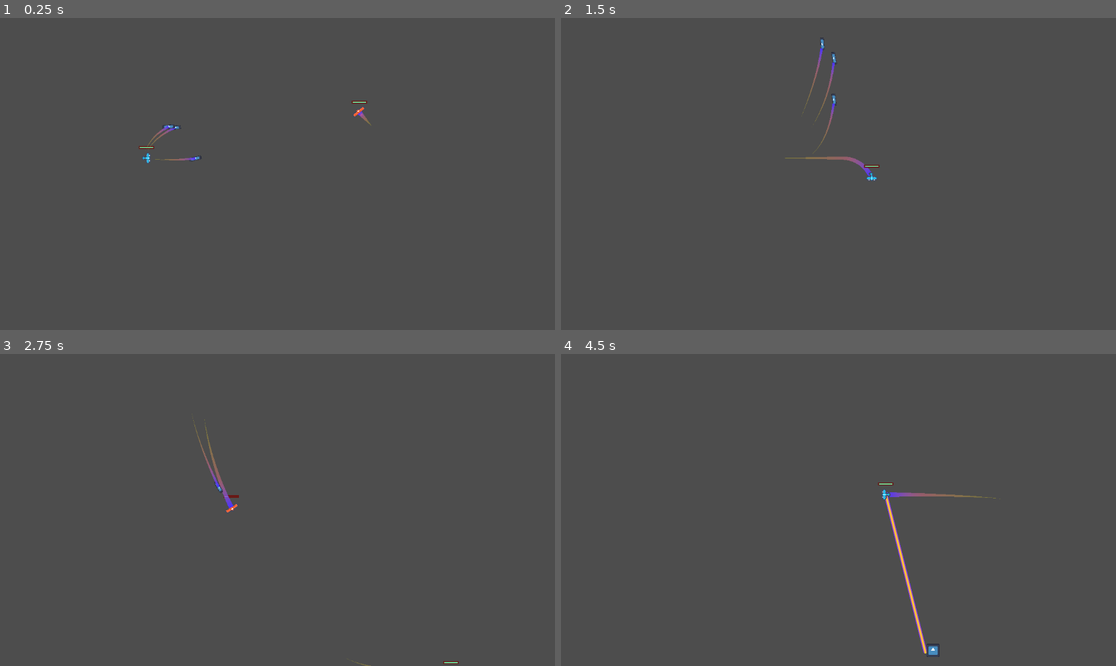
Above: before the commit, frames 1-4 (two rows, left to right).
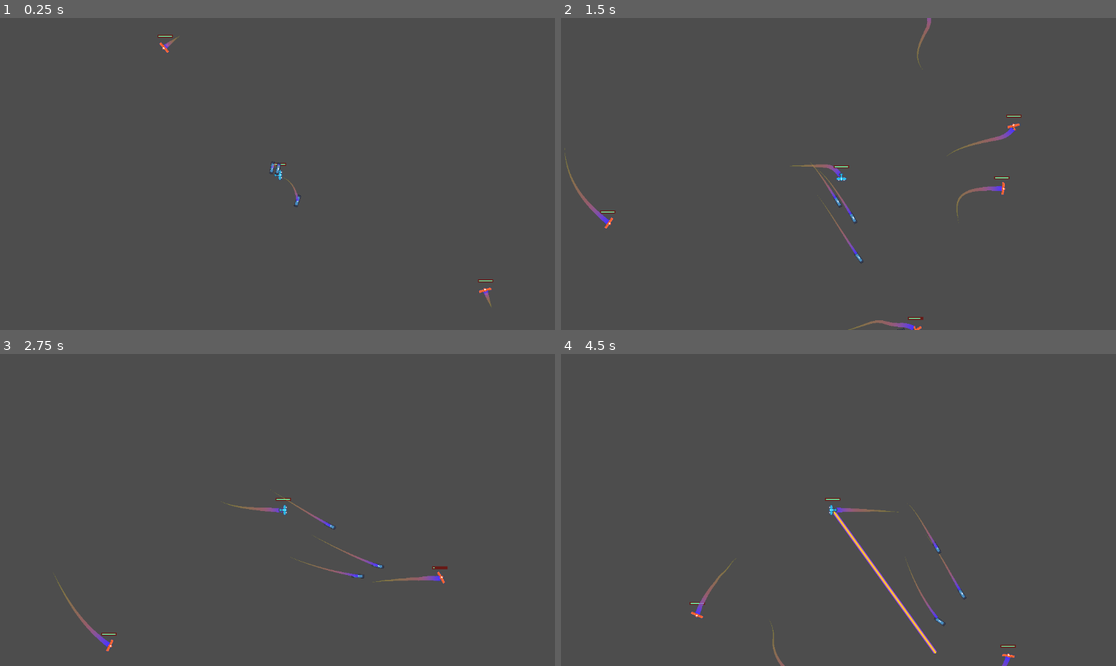
Above: after the commit, the same moments.

Repository: cgorto/astrium
Game: Godot game, scene res://_test_scene.tscn
Same seed, same stepped clock (60 frames per second), same inputs: the game is played once before the commit and once after it. The engine's default icon, where the game draws it, is replaced by a stand-in: a white triangle on a blue panel in a dark square.
Inputs (mouse positions are in pixels of both pictures, inside the frame that each line leads up to):
- Up to frame 1 (0.25 s): no input
- Up to frame 2 (1.5 s): move the mouse to (960, 158) at 0.52 s; hold D (move_right) 0.53-1.28 s; click (960, 158) at 0.67 s; move the mouse to (727, 189) at 1.27 s; hold S (move_down) from 1.28 s (still down)
- Up to frame 3 (2.75 s): move the mouse to (333, 441) at 2.02 s; release S (move_down) at 2.03 s; hold D (move_right) from 2.03 s (still down)
- Up to frame 4 (4.5 s): move the mouse to (810, 572) at 2.77 s; release D (move_right) at 2.78 s; hold W (move_up) 2.78-3.53 s; click (810, 572) at 2.92 s; move the mouse to (1005, 556) at 3.52 s; hold A (move_left) from 3.53 s (still down); move the mouse to (927, 650) at 4.27 s; click (927, 650) at 4.42 s

The runs differ from the first frame. In frame 1, 0.5% of the frame differs, in the area x 25-89%, y 5-93%; in frame 2, 1.4%; in frame 3, 0.9%; in frame 4, 1.6%, in the area x 23-82%, y 41-100%.

Commit message:
more missile + camera follows player

Diff:
--- a/_test_scene.tscn
+++ b/_test_scene.tscn
@@ -1,7 +1,8 @@
-[gd_scene load_steps=3 format=3 uid="uid://cfx38vly7kjfg"]
+[gd_scene load_steps=4 format=3 uid="uid://cfx38vly7kjfg"]
 
 [ext_resource type="PackedScene" uid="uid://cosksya8rw27g" path="res://scenes/game_object/player/player.tscn" id="1_47bue"]
 [ext_resource type="PackedScene" uid="uid://cwegtty4ubuew" path="res://scenes/game_object/basic_enemy/basic_enemy.tscn" id="3_1ie58"]
+[ext_resource type="PackedScene" uid="uid://dlfc5og5bfq2w" path="res://scenes/game_object/game_camera/game_camera.tscn" id="3_mvlpa"]
 
 [node name="TestScene" type="Node"]
 
@@ -9,4 +10,18 @@
 position = Vector2(304, 291)
 
 [node name="BasicEnemy" parent="." instance=ExtResource("3_1ie58")]
-position = Vector2(777, 230)
+position = Vector2(181, 659)
+
+[node name="GameCamera" parent="." instance=ExtResource("3_mvlpa")]
+
+[node name="BasicEnemy2" parent="." instance=ExtResource("3_1ie58")]
+position = Vector2(1001, 585)
+
+[node name="BasicEnemy3" parent="." instance=ExtResource("3_1ie58")]
+position = Vector2(105, -2)
+
+[node name="BasicEnemy4" parent="." instance=ExtResource("3_1ie58")]
+position = Vector2(750, 575)
+
+[node name="BasicEnemy5" parent="." instance=ExtResource("3_1ie58")]
+position = Vector2(972, 141)
--- a/scenes/component/aoe_component.gd
+++ b/scenes/component/aoe_component.gd
@@ -1,3 +1,10 @@
 class_name AOEComponent extends Node
 
 @export var aoe_scene: PackedScene
+
+func spawn_aoe() -> void:
+	var spawn_position: Vector2 = (owner as Node2D).global_position
+	var aoe: AOE = aoe_scene.instantiate()
+	var main:Node = get_tree().current_scene
+	aoe.global_position = spawn_position
+	main.add_child(aoe)
--- /dev/null
+++ b/scenes/game_object/aoe/aoe.gd
@@ -0,0 +1,8 @@
+class_name AOE extends Node2D
+
+@onready var hitbox_component: HitboxComponent = $HitboxComponent
+@onready var timer: Timer = $Timer
+
+
+func _on_timer_timeout() -> void:
+	queue_free()
--- /dev/null
+++ b/scenes/game_object/aoe/aoe.tscn
@@ -0,0 +1,23 @@
+[gd_scene load_steps=4 format=3 uid="uid://dysgtck1tag0j"]
+
+[ext_resource type="Script" path="res://scenes/game_object/aoe/aoe.gd" id="1_dnsn4"]
+[ext_resource type="PackedScene" uid="uid://lepdapn4l4b4" path="res://scenes/component/hitbox_component.tscn" id="2_vmj40"]
+
+[sub_resource type="CircleShape2D" id="CircleShape2D_pw7pf"]
+radius = 50.0
+
+[node name="Aoe" type="Node2D"]
+script = ExtResource("1_dnsn4")
+
+[node name="HitboxComponent" parent="." instance=ExtResource("2_vmj40")]
+damage = 10
+
+[node name="CollisionShape2D" type="CollisionShape2D" parent="HitboxComponent"]
+shape = SubResource("CircleShape2D_pw7pf")
+
+[node name="Timer" type="Timer" parent="."]
+wait_time = 0.1
+one_shot = true
+autostart = true
+
+[connection signal="timeout" from="Timer" to="." method="_on_timer_timeout"]
--- /dev/null
+++ b/scenes/game_object/game_camera/game_camera.gd
@@ -0,0 +1,21 @@
+extends Camera2D
+
+var target_position: Vector2 = Vector2.ZERO
+
+
+func _ready() -> void:
+	make_current()
+
+
+# Called every frame. 'delta' is the elapsed time since the previous frame.
+func _physics_process(delta: float) -> void:
+	acquire_target()
+	global_position = global_position.lerp(target_position, 1.0 - exp(-delta * 20))
+	#global_position = target_position
+
+
+func acquire_target() -> void:
+	var player_nodes: Array[Node] = get_tree().get_nodes_in_group("player")
+	if player_nodes.size() > 0:
+		var player: Node2D = player_nodes[0] as Node2D
+		target_position = player.global_position
--- /dev/null
+++ b/scenes/game_object/game_camera/game_camera.tscn
@@ -0,0 +1,6 @@
+[gd_scene load_steps=2 format=3 uid="uid://dlfc5og5bfq2w"]
+
+[ext_resource type="Script" path="res://scenes/game_object/game_camera/game_camera.gd" id="1_bwhos"]
+
+[node name="GameCamera" type="Camera2D"]
+script = ExtResource("1_bwhos")
--- a/scenes/game_object/last_hit_orb/last_hit_orb.tscn
+++ b/scenes/game_object/last_hit_orb/last_hit_orb.tscn
@@ -8,6 +8,7 @@
 [ext_resource type="Texture2D" uid="uid://kmdyoni6cqu2" path="res://icon.svg" id="6_5c26e"]
 
 [sub_resource type="CircleShape2D" id="CircleShape2D_y8a4b"]
+radius = 21.095
 
 [node name="LastHitOrb" type="Area2D"]
 collision_layer = 8
--- a/scenes/game_object/player/player.tscn
+++ b/scenes/game_object/player/player.tscn
@@ -35,7 +35,7 @@
 [node name="HealthComponent" parent="." instance=ExtResource("1_37tc3")]
 
 [node name="VelocityComponent" parent="." instance=ExtResource("2_uivue")]
-max_speed = 500
+max_speed = 300
 
 [node name="MovementComponent" parent="." node_paths=PackedStringArray("velocity_component") instance=ExtResource("3_aa18a")]
 script = ExtResource("4_u57ri")
--- a/scenes/game_object/projectile/missile.gd
+++ b/scenes/game_object/projectile/missile.gd
@@ -3,11 +3,12 @@
 @onready var velocity_component: VelocityComponent = $VelocityComponent
 @onready var rotation_component: RotationComponent = $RotationComponent
 @onready var targeting_component: TargetingComponent = $TargetingComponent
+@onready var aoe_component: AOEComponent = $AOEComponent
 
 var initial_speed: int = 10
 
 func _on_timer_timeout() -> void:
-	queue_free()
+	explode()
 
 func _ready() -> void:
 	initial_speed = velocity_component.max_speed
@@ -20,4 +21,9 @@
 
 
 func _on_hitbox_component_hit(thing_hit: Node2D) -> void:
+	explode()
+
+
+func explode() -> void:
+	aoe_component.spawn_aoe.call_deferred()
 	queue_free()
--- a/scenes/game_object/projectile/missile.tscn
+++ b/scenes/game_object/projectile/missile.tscn
@@ -8,6 +8,7 @@
 [ext_resource type="Texture2D" uid="uid://kmdyoni6cqu2" path="res://icon.svg" id="4_ohs1a"]
 [ext_resource type="PackedScene" uid="uid://lepdapn4l4b4" path="res://scenes/component/hitbox_component.tscn" id="5_aob0v"]
 [ext_resource type="PackedScene" uid="uid://dd8uaje5u4kvn" path="res://scenes/component/aoe_component.tscn" id="7_ic24g"]
+[ext_resource type="PackedScene" uid="uid://dysgtck1tag0j" path="res://scenes/game_object/aoe/aoe.tscn" id="9_hpp5f"]
 
 [sub_resource type="CircleShape2D" id="CircleShape2D_lxb2p"]
 radius = 30.0
@@ -51,6 +52,7 @@
 shape = SubResource("CircleShape2D_lxb2p")
 
 [node name="AOEComponent" parent="." instance=ExtResource("7_ic24g")]
+aoe_scene = ExtResource("9_hpp5f")
 
 [connection signal="timeout" from="Timer" to="." method="_on_timer_timeout"]
 [connection signal="hit" from="HitboxComponent" to="." method="_on_hitbox_component_hit"]
--- /dev/null
+++ b/scenes/manager/enemy_manager.gd
@@ -0,0 +1,10 @@
+extends Node
+
+var spawn_radius: int = 500
+
+@export var enemy_scene: PackedScene
+
+@onready var timer: Timer = $Timer
+
+var base_spawn_time: int = 0
+var enemy_table: int = 0
--- /dev/null
+++ b/scenes/manager/enemy_manager.tscn
@@ -0,0 +1,8 @@
+[gd_scene load_steps=2 format=3 uid="uid://dplusmn3dfkw"]
+
+[ext_resource type="Script" path="res://scenes/manager/enemy_manager.gd" id="1_f280p"]
+
+[node name="EnemyManager" type="Node"]
+script = ExtResource("1_f280p")
+
+[node name="Timer" type="Timer" parent="."]
Not shown: 1 places in scenes/game_object/projectile/missile.tscn that only renumber resources
Binary file added: scenes/game_object/projectile/particle.png
Not shown, added: scenes/game_object/projectile/particle.png.import
